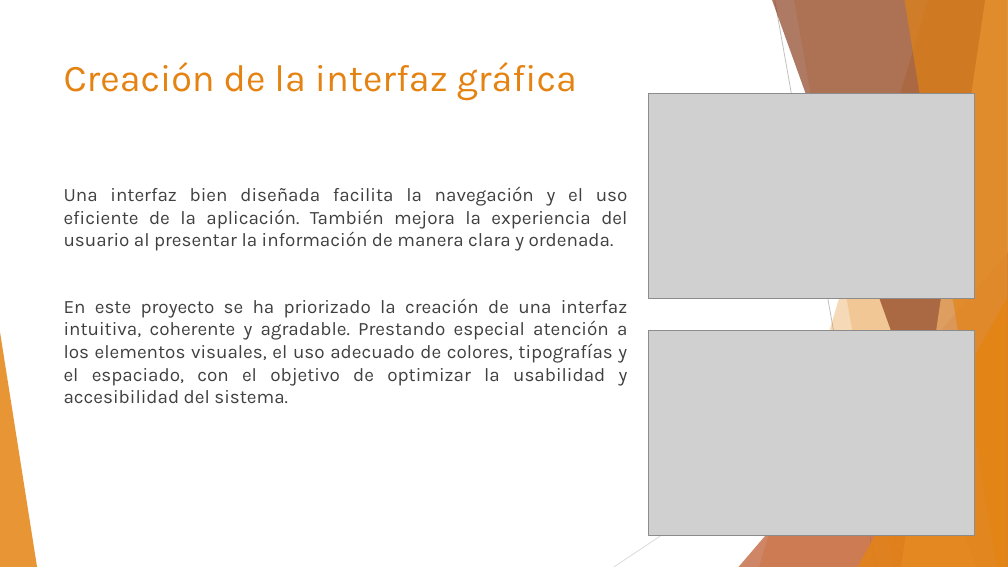
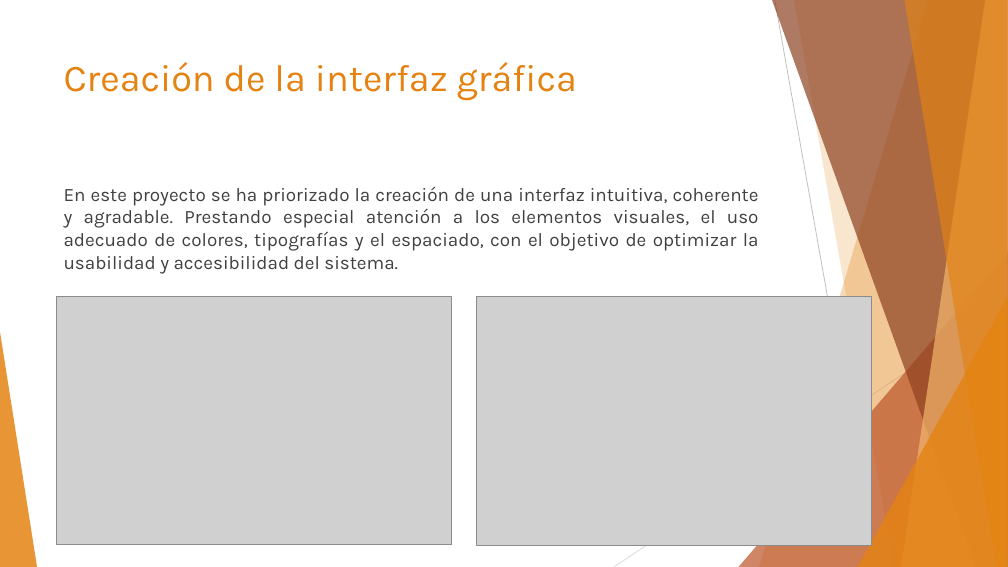
Before and after one commit to BEAMONDO/TFG_DAM2, a slide deck: slide 8 of Presentacion Library Manager - David Beamonde.pptx. Drawn at 1008x567 pixels with LibreOffice and Linux fonts; fonts in the diff are those of the drawing; grey boxes stand for pictures. Boxes give left, top, right and bottom in pixels: in the first picture for what was removed or moved away, otherwise in the second. Text is boxed around its words. In the diff, an @@ line names an element or a change of style, - is before the commit and + after.

```diff
--- a/Presentacion Library Manager - David Beamonde.pptx
+++ b/Presentacion Library Manager - David Beamonde.pptx
@@ text at (x1=64, y1=187, x2=628, y2=251): paragraph removed @@
-Una interfaz bien diseñada facilita la navegación y el uso eficiente de la aplicación. También mejora la experiencia del usuario al presentar la información de manera clara y ordenada.
@@ picture resized from (x1=649, y1=94, x2=975, y2=299) to (x1=56, y1=296, x2=451, y2=545) @@
@@ picture resized from (x1=649, y1=330, x2=975, y2=535) to (x1=477, y1=296, x2=872, y2=545) @@
```
Also in this commit, not shown: 2 other slides changed, 2 other files.
